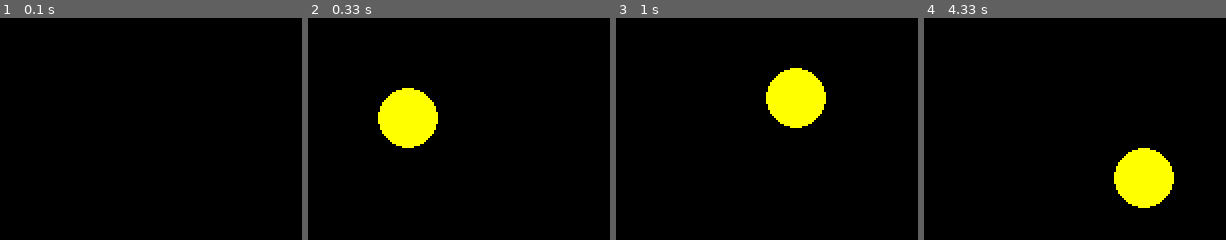
Above: before the commit, frames 1-4 (left to right).
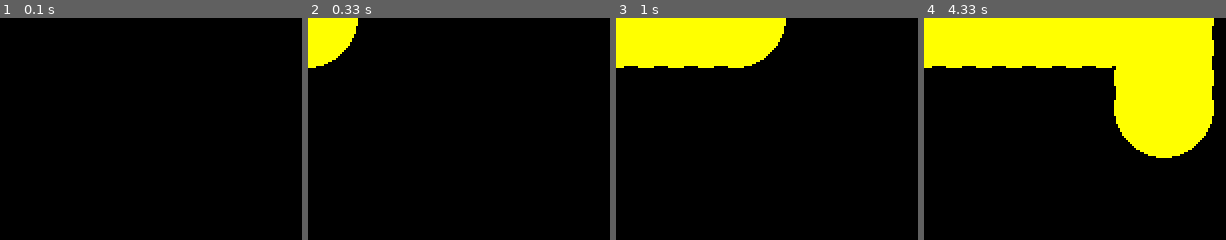
Above: after the commit, the same moments.

Repository: Malva2312/FPRO-PacMan
Game: pygame game, started from Pygame-Movement_Test.py
The game is run twice, just before and just after one commit, with the same random seed, the same clock (stepped at 60 frames per second) and the same inputs.
Inputs:
- Up to frame 1 (0.1 s): no input
- Up to frame 2 (0.33 s): no input
- Up to frame 3 (1 s): hold Right 0.33-0.8 s; hold Up from 0.83 s (still down)
- Up to frame 4 (4.33 s): release Up at 1.13 s; hold Left 1.67-2.2 s; hold Down 2.23-2.53 s; hold Right 3.4-4.03 s; hold Down from 4.07 s (still down)

Frame 1 is identical in both runs. In frame 2, 7.0% of the frame differs, in the area x 0-44%, y 0-59%; in frame 3, 16%; in frame 4, 37%, in the area x 0-97%, y 0-86%.

Commit message:
Updated app_class.py, Start player and movement

Diff:
--- /dev/null
+++ b/Player.py
@@ -0,0 +1,20 @@
+import pygame
+import math
+from pygame.math import Vector2 as vec
+from settings import *
+
+class Player:
+    def __init__(self, app, point):
+        self.app = app
+        self.start_point = point
+
+        # self.grid_point = point
+        # self.pix_point = vec(self.grid_point.x * self.app.cell_width, self.grid_point.x*self.app.cell_height + TOP_BOT_BUFF)
+        # print(self.pix_point)
+
+
+    def update(self):
+        pass
+
+    def draw(self):
+        pygame.draw.circle(self.app.background, YELLOW, self.start_point, RADIOS)
--- a/Pygame-Movement_Test.py
+++ b/Pygame-Movement_Test.py
@@ -8,10 +8,10 @@
 
 pygame.display.set_caption("Projeto Pac-Man")
 
-x, y = 50, 50             #posição inicial, posição pac man
-raio = 15                         # raio
-vel = 10  #ajustar velocidade!!
-
+x, y = 0,0        #posição inicial, posição pac man
+raio = 25                      # raio
+velx = 15  #ajustar velocidade!!
+vely = 15
 
 run = True     #main loop
 
@@ -26,16 +26,16 @@
     keys = pygame.key.get_pressed()
 
     #movement pac_man
-    if keys[pygame.K_LEFT] and (x - math.cos(math.pi/4)*raio > vel):
-        x -= vel
-    if keys[pygame.K_RIGHT] and x + 2 *raio  - WIDTH < vel:
-        x += vel
-    if keys[pygame.K_UP] and y - math.cos(math.pi/4)*raio > vel:
-        y -= vel
-    if keys[pygame.K_DOWN] and y + 2 *raio  - HIGH < vel:
-        y += vel
+    if keys[pygame.K_LEFT] and x > velx:
+        x -= velx
+    if keys[pygame.K_RIGHT] and x - WIDTH < velx:
+        x += velx
+    if keys[pygame.K_UP]: #and y - math.cos(math.pi/4)*raio > vel:
+        y -= vely
+    if keys[pygame.K_DOWN]: #and y + 2 *raio  - HIGH < vel:
+        y += vely
 
-    screen.fill((0,0,0))
+    # screen.fill((0,0,0))
 
     pygame.draw.circle(screen, (255, 255, 0), (x, y), raio)
     pygame.display.update()
--- a/app_class.py
+++ b/app_class.py
@@ -1,8 +1,9 @@
 import pygame, sys
 from settings import *
+from Player import *
 
 pygame.init()
-vec = pygame.math.Vector2
+# vec = pygame.math.Vector2
 
 class App:
     def __init__(self):
@@ -10,8 +11,11 @@
         self.clock = pygame.time.Clock()
         self.running = True
         self.state = "start"
-        self.cell_width = MAZE_WIDTH/23.6
-        self.cell_height = MAZE_HEIGHT/25.3
+        self.cell_width = MAZE_WIDTH/23.5789
+        self.cell_height = MAZE_HEIGHT/25.255
+        # self.x, self.y= MAZE_WIDTH/2, MAZE_HEIGHT/2 + MAZE_HEIGHT/21
+        # self.xvel, self.yvel = MAZE_WIDTH/19, MAZE_HEIGHT/21
+        self.player =  Player(self, START_POINT)
 
         self.load()
 
@@ -30,6 +34,7 @@
                 self.running = False
 
             self.clock.tick(FPS)
+            # pygame.time.delay(188)    #????
         pygame.quit()
         sys.exit()
 
@@ -81,7 +86,15 @@
         for event in pygame.event.get():
             if event.type == pygame.QUIT:
                 self.running = False
-
+        self.keys = pygame.key.get_pressed()
+        if self.keys[pygame.K_LEFT]:# and (self.player.start_point[0] + RADIOS - vel >2* cell):
+            self.player.start_point[0] -= vel
+        if self.keys[pygame.K_RIGHT]:# and (self.player.start_point[0] + RADIOS + vel < MAZE_WIDTH - MAZE_WIDTH/19):
+            self.player.start_point[0] += vel
+        if self.keys[pygame.K_UP]:
+            self.player.start_point[1] -= vel
+        if self.keys[pygame.K_DOWN]:
+            self.player.start_point[1] += vel
 
     def playing_update(self):
         pass
@@ -91,4 +104,10 @@
         self.draw_grid()
         self.draw_some_text("HIGH SCORE: {}".format("0 for now"), self.screen, [0, 0], 16, WHITE , START_SOURCE, CENTER_HEIGHT=False, CENTER_WIDTH=False) #HIGH SCORE MUST CHANGE
         self.draw_some_text("SCORE: {}".format("0 for now"), self.screen, [3/4 * WIDTH, 0], 16, WHITE , START_SOURCE, CENTER_HEIGHT=False, CENTER_WIDTH=True) #SCORE MUST CHANGE
+        self.player.draw()
+
         pygame.display.update()
+
+
+app = App()
+app.run()
--- a/main.py
+++ /dev/null
@@ -1,5 +0,0 @@
-from app_class import *
-
-if __name__ == "__main__":
-    app = App()
-    app.run()
--- a/settings.py
+++ b/settings.py
@@ -1,20 +1,25 @@
+from pygame.math import Vector2 as vec
+
+
 # screen settings
 TOP_BOT_BUFF = 50
-
 WIDTH, HEIGHT = 224*2, 288*2 +TOP_BOT_BUFF
-
 MAZE_WIDTH, MAZE_HEIGHT = WIDTH, HEIGHT - TOP_BOT_BUFF
-
 FPS = 60
 
 # colour settings
-
 BLACK = (0, 0, 0) #BLACK RGB
 RED = (202, 52, 51)
 GRAY = (107, 107, 107)
 WHITE =(255, 255, 255)
+YELLOW =(255, 255, 0)
+
 #source settings
 TEXT_SIZE = 16
 START_SOURCE = "arial black"
+
 # playes settings
+RADIOS = MAZE_HEIGHT/21/2 - 3
+START_POINT =[MAZE_WIDTH/2, MAZE_HEIGHT/2 + MAZE_HEIGHT/21]
+vel = 3
 # mob settings
